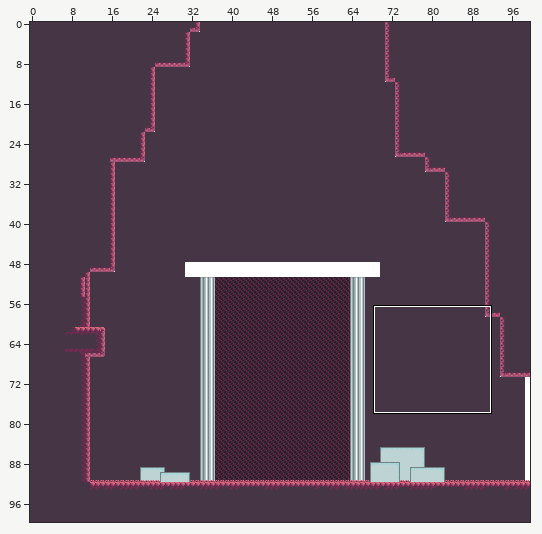
Level history. Tiled map: Game/assets/Maps/test3.tmx. Above, an overview of the earlier version with the close-up marked.
Close-up. As it was:
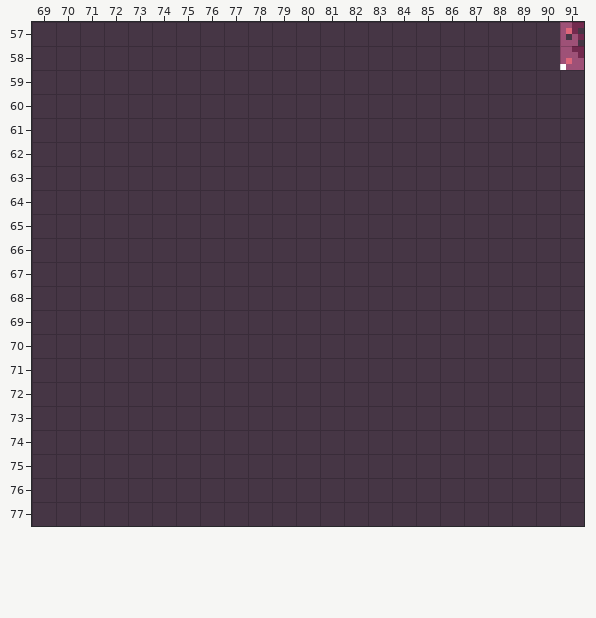
Cells are 8x8 px. Shown: x 69..91, y 57..77. The commit also changed other parts of the map, which this record leaves out.
After the commit:
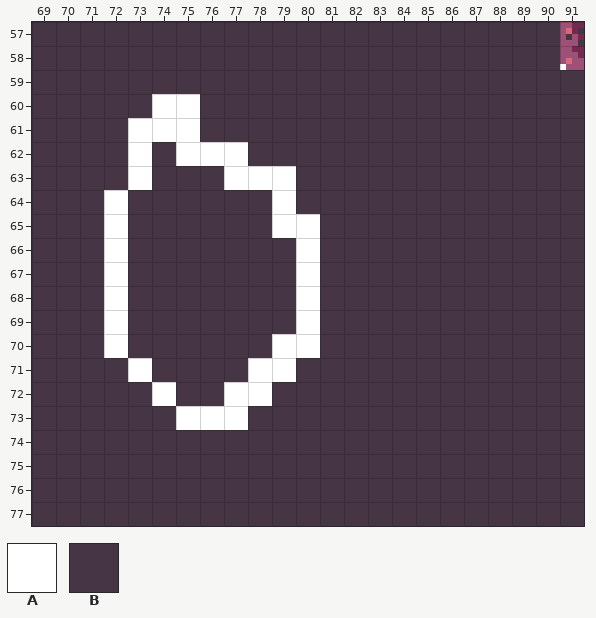
Key: from "coll8x8": A 0; from "forestTSet": B 34.
_ is an empty cell.
Diff:
Layer "BG_Main":
Tile B becomes tile A in row 60 at x 74 to 75; in row 61 at x 73 to 75; in row 62 at x 73 and 75 to 77; in row 63 at x 73 and 77 to 79; in row 64 at x 72 and 79; in row 65 at x 72 and 79 to 80.
Tile B becomes tile A in rows 66 to 69 at x 72 and 80; in row 70 at x 72 and 79 to 80; in row 71 at x 73 and 78 to 79; in row 72 at x 74 and 77 to 78; in row 73 at x 75 to 77.
Changed places in both close-ups, as pixel boxes (x1, y1, x2, y2):
changed: (104, 94, 320, 430)
